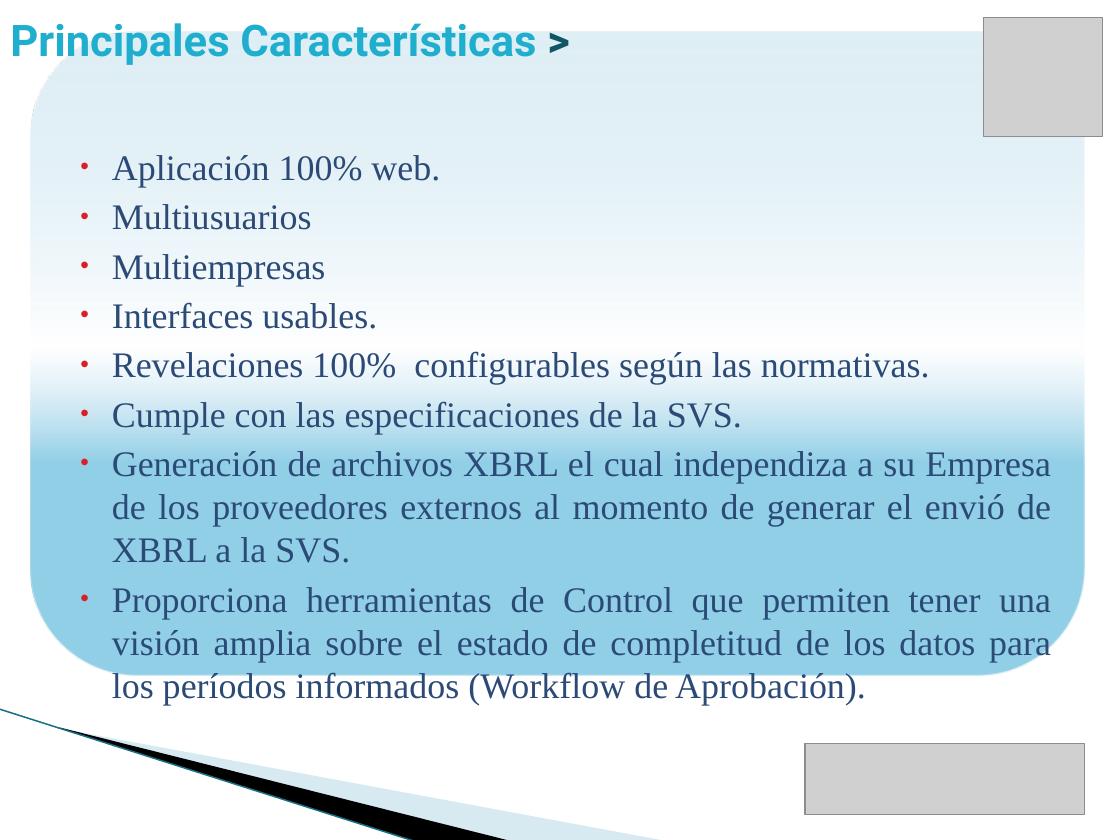
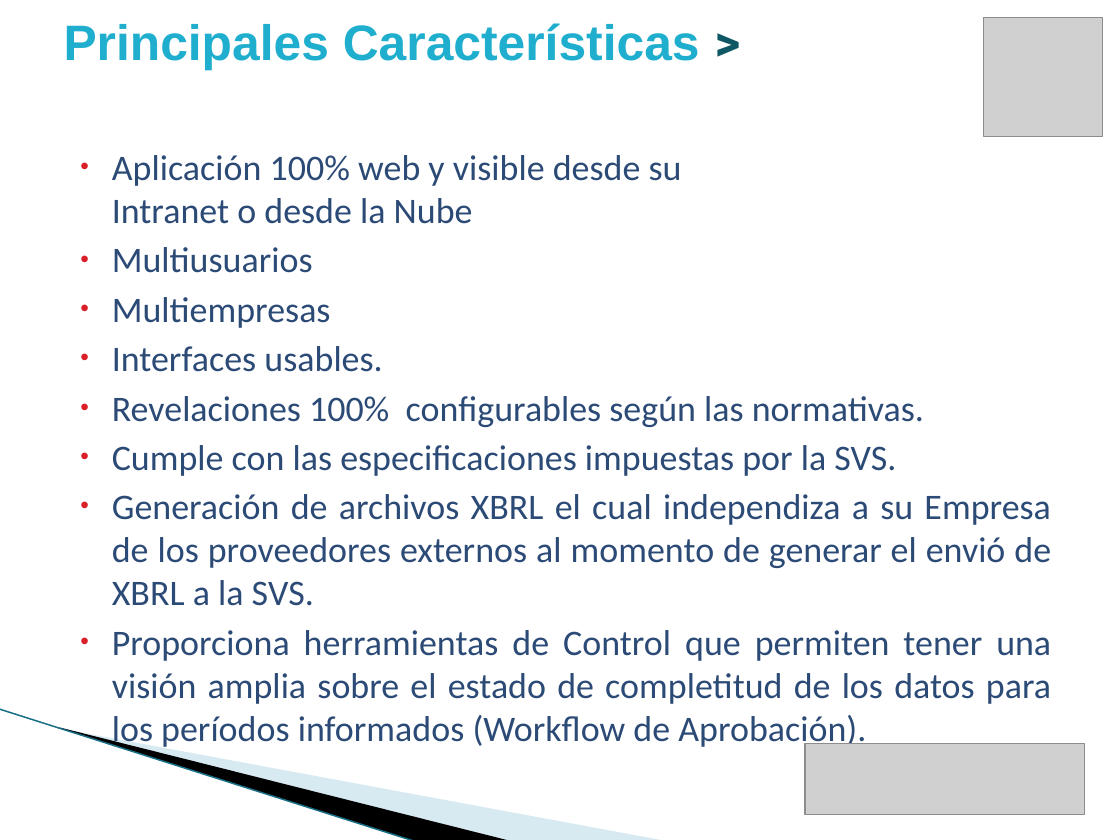
Before and after one commit to vicky1404/rev-ii, a slide deck: slide 9 of docs/comercial/brochure_2.pptx. Drawn at 1120x840 pixels with LibreOffice and Linux fonts; fonts in the diff are those of the drawing; grey boxes stand for pictures; background and template pictures are left out. Boxes give left, top, right and bottom in pixels: in the first picture for what was removed or moved away, otherwise in the second. Text is boxed around its words. In the diff, an @@ line names an element or a change of style, - is before the commit and + after.

```diff
--- a/docs/comercial/brochure_2.pptx
+++ b/docs/comercial/brochure_2.pptx
@@ title "Principales Características >": place and size @@
-title "Principales Características >" at [10,23,536,65]
+title "Principales Características >" at [64,23,700,71]
@@ title "Principales Características >" at [64,23,700,71]: size 28 to 32 pt, font Roboto to Arial @@
@@ rounded rectangle removed at [31,32,1085,676] @@
@@ text at [112,155,682,224]: text changed; font Times New Roman to Calibri @@
-• Aplicación 100% web.
+• Aplicación 100% web y visible desde su
+  Intranet o desde la Nube
@@ text at [112,247,1051,704]: font Times New Roman to Calibri in "Multiusuarios", "Multiempresas", "Interfaces usables.", "Revelaciones 100% configurables según las normativas." and 2 more places @@
@@ text at [112,445,896,476]: text changed; font Times New Roman to Calibri @@
-• Cumple con las especificaciones de la SVS.
+• Cumple con las especificaciones impuestas por la SVS.
```
Also in this commit, not shown: 23 other slides changed, 1 slide added.
